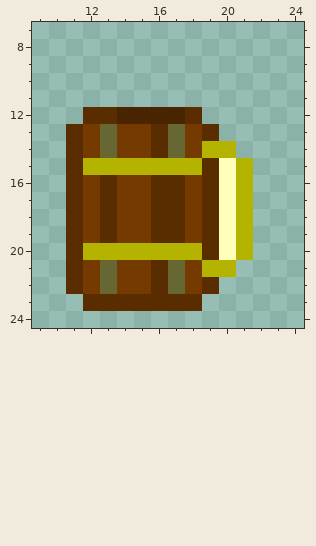
File history of a pixel-art sprite, Resources/Textures/Objects/Consumable/Drinks/manlydorfglass.rsi/icon.png. Above is the file before it was changed.
The file is 32x32 pixels. Colours within 5 levels of each other are drawn and written as one. Shown: x 9..24, y 7..24.
Once edited:
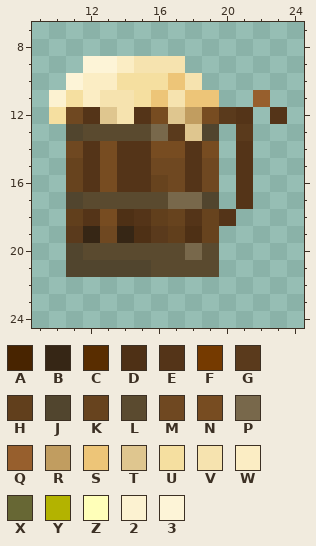
Palette (. is transparent): A #482400  B #362615  C #592d00  D #4e3015  E #543418  F #753a00  G #5a3a1c  H #613f1c  J #51452e  K #67431e  L #5a4a2f  M #6f4821  N #774c21  P #78684b  Q #975f2d  R #c19d60  S #edc578  T #dfc68f  U #f5dfa0  V #f6e3af  W #fbedc4  X #676734  Y #b3b300  Z #ffffb9  2 #fcf2d1  3 #fdf4d7
The exact change:
@@ x 9..24 @@
  8 ................
- 9 ................
-10 ................
-11 ................
-12 ...CCAAAAC......
-13 ..CFXFFCXFC.....
-14 ..CFXFFCXFYY....
-15 ..CYYYYYYYCZY...
-16 ..CFCFFCCFCZY...
-17 ..CFCFFCCFCZY...
-18 ..CFCFFCCFCZY...
-19 ..CFCFFCCFCZY...
-20 ..CYYYYYYYCZY...
-21 ..CFXFFCXFYY....
-22 ..CFXFFCXFC.....
-23 ...CCCCCCC......
+ 9 ...33WVVV.......
+10 ..3WWUUUSV......
+11 .2UWVVUSVSS..Q..
+12 .UMETVENTRNGE.E.
+13 ..JLLLLPGTJ.G...
+14 ..MENEENNEN.E...
+15 ..KENEEMMEM.E...
+16 ..KENEEKMEM.E...
+17 ..JLLLLLPPJ.E...
+18 ..HENDEHKEKE....
+19 ..GBMBDGHDK.....
+20 ..JLLLLLLPL.....
+21 ..JJJJJLLLL.....
+22 ................
+23 ................
 24 ................
Changed places in both pictures, as pixel boxes (x1, y1, x2, y2):
changed: (49, 56, 287, 311)
